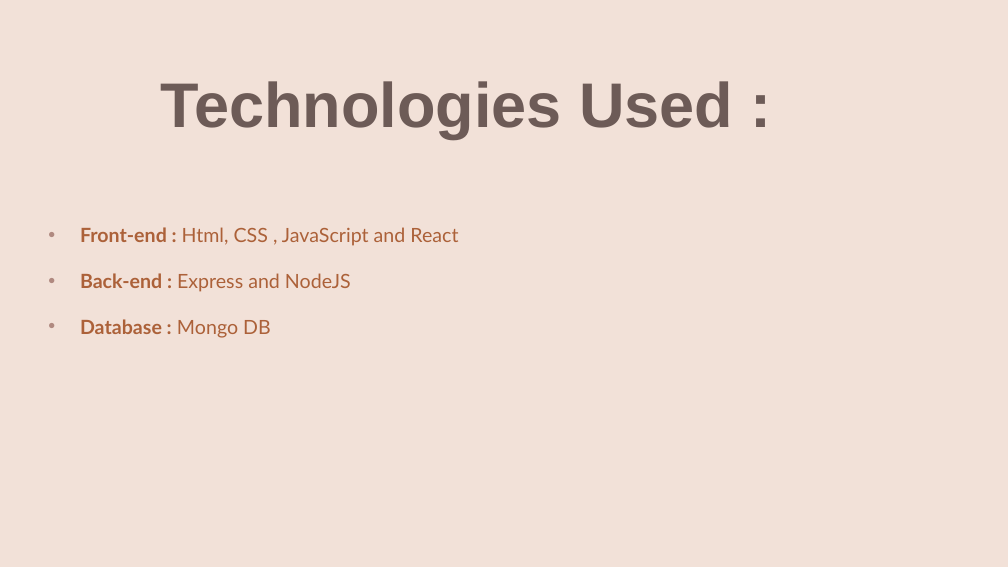
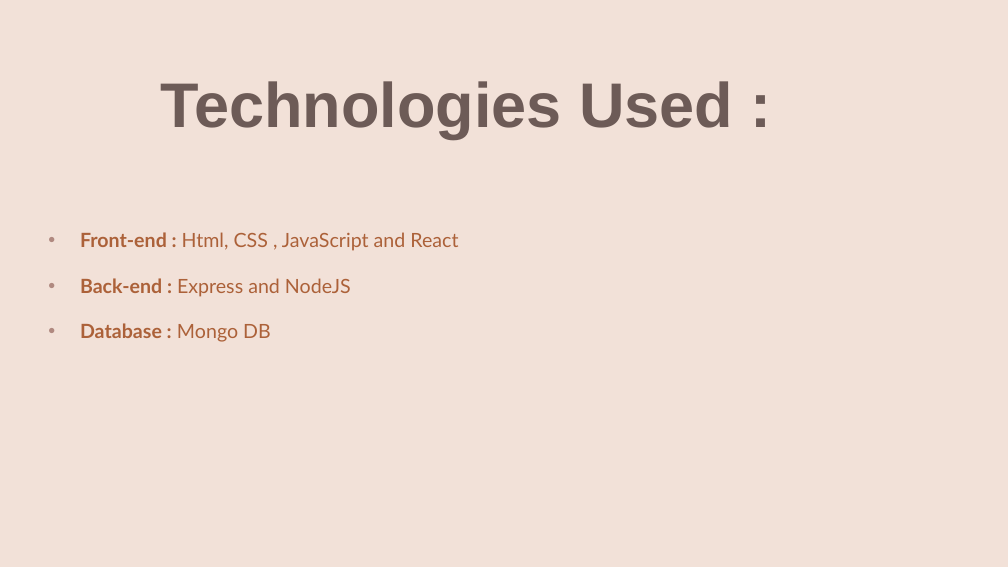
Before and after one commit to luckyverma09/HelpyChatProject, a slide deck: slide 11 of HelpyChat.pptx. Drawn at 1008x567 pixels with LibreOffice and Linux fonts; fonts in the diff are those of the drawing; background and template pictures are left out. Boxes give left, top, right and bottom in pixels: in the first picture for what was removed or moved away, otherwise in the second. Text is boxed around its words. In the diff, an @@ line names an element or a change of style, - is before the commit and + after.

```diff
--- a/HelpyChat.pptx
+++ b/HelpyChat.pptx
@@ text "Front-end : Html, CSS , ...": place and size @@
-text "Front-end : Html, CSS , ..." at [80, 227, 458, 338]
+text "Front-end : Html, CSS , ..." at [80, 232, 458, 342]
```
Also in this commit, not shown: 4 other slides changed, 5 other files.
